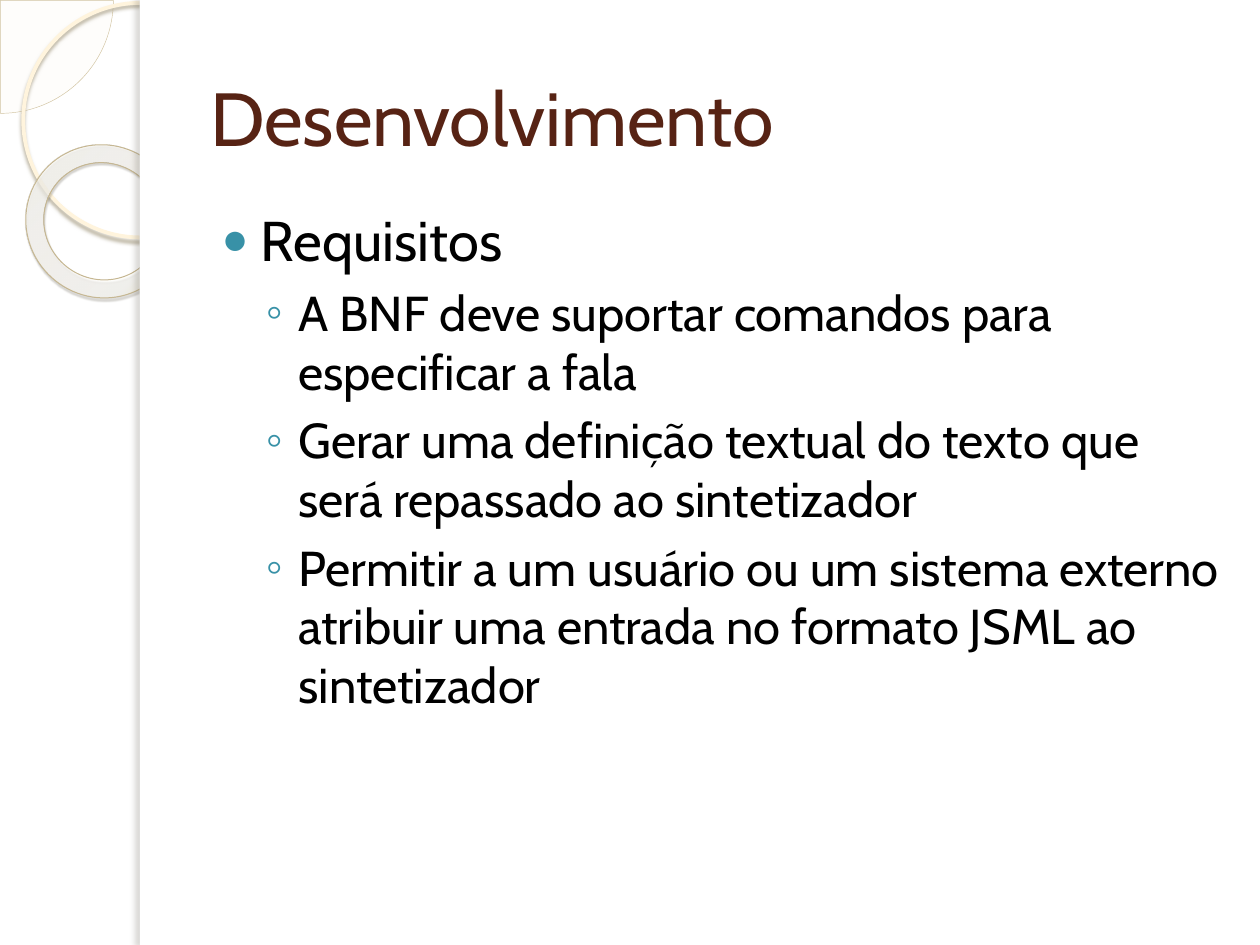
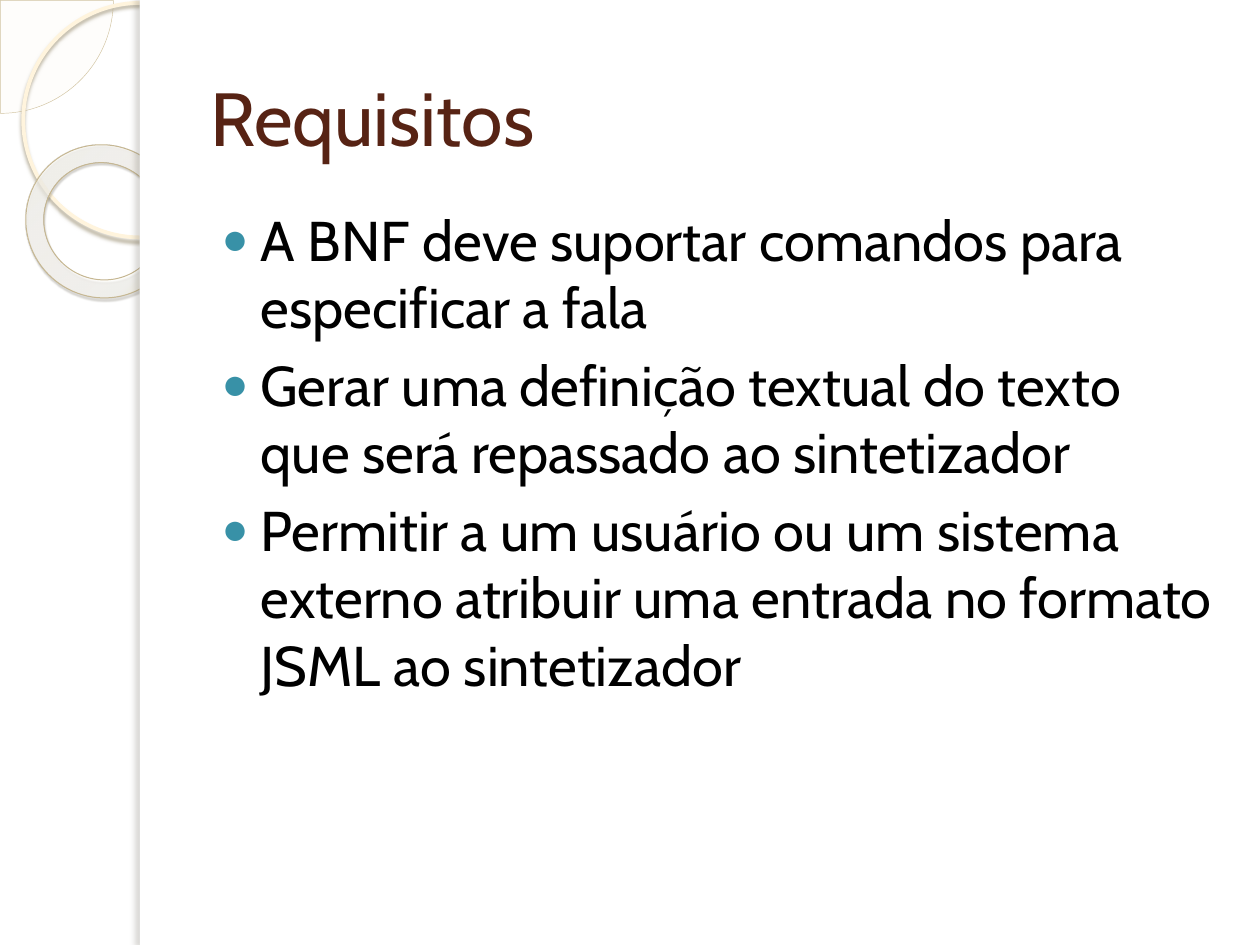
Before and after one commit to wendeldavid/soundwave, a slide deck: slide 14 of docs/tcc/Implementação de Suporta à Programação e Interpretação da.pptx. Drawn at 1260x945 pixels with LibreOffice and Linux fonts; fonts in the diff are those of the drawing; background and template pictures are left out. Boxes give left, top, right and bottom in pixels: in the first picture for what was removed or moved away, otherwise in the second. Text is boxed around its words. In the diff, an @@ line names an element or a change of style, - is before the commit and + after.

```diff
--- a/docs/tcc/Implementação de Suporta à Programação e Interpretação da.pptx
+++ b/docs/tcc/Implementação de Suporta à Programação e Interpretação da.pptx
@@ title at box(210, 93, 534, 162): text changed @@
-Desenvolvimento
+Requisitos
@@ text "A BNF deve suportar comandos ..." at box(261, 219, 1212, 696): size 28 to 32 pt; bullet ◦ to ●; list level 2 to 1 in "A BNF deve suportar comandos ..."; list level 2 to 1 in "Gerar uma definição textual do ..."; list level 2 to 1 in "Permitir a um usuário ou ..." @@
@@ text at box(261, 221, 503, 274): paragraph removed @@
-● Requisitos
```
Also in this commit, not shown: 5 other slides changed, 7 slides added, 2 slides removed.
